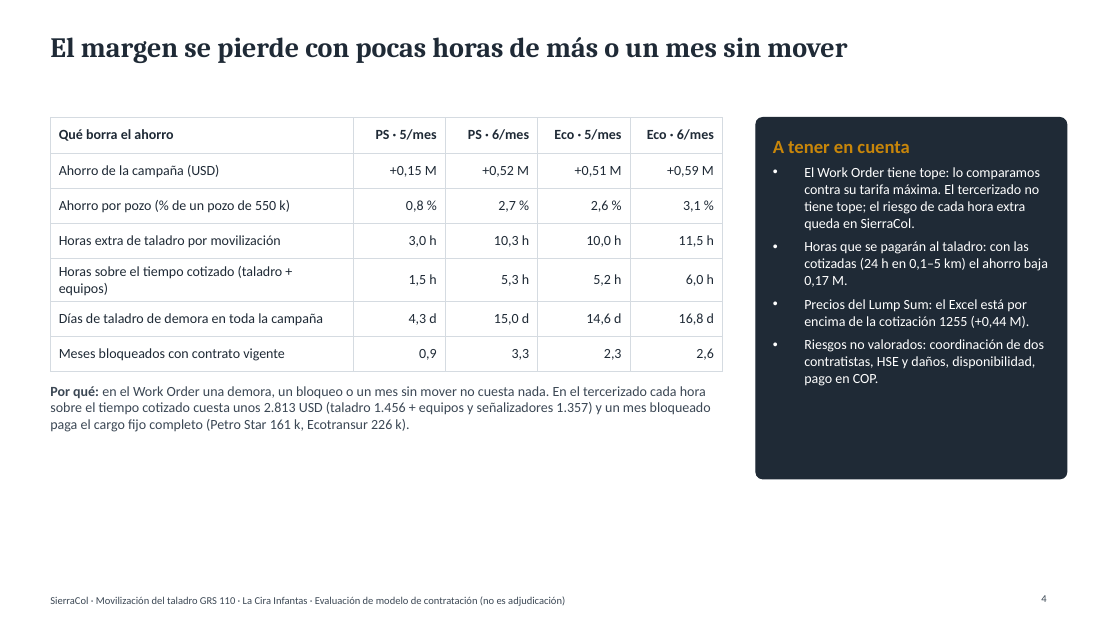
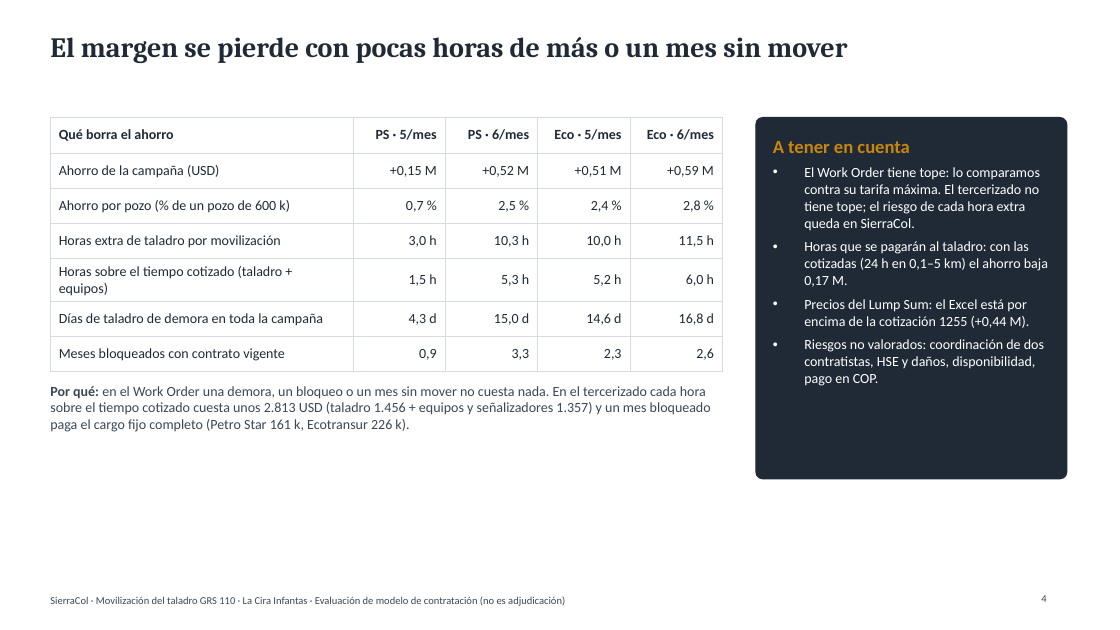
Before and after one commit to Elivl87/chatgpt-skills, a slide deck: slide 4 of movilizacion/entregables/Presentacion_Movilizacion_GRS110.pptx. Drawn at 1120x630 pixels with LibreOffice and Linux fonts; fonts in the diff are those of the drawing. Boxes give left, top, right and bottom in pixels: in the first picture for what was removed or moved away, otherwise in the second. Text is boxed around its words. In the diff, an @@ line names an element or a change of style, - is before the commit and + after.

```diff
--- a/movilizacion/entregables/Presentacion_Movilizacion_GRS110.pptx
+++ b/movilizacion/entregables/Presentacion_Movilizacion_GRS110.pptx
@@ table at [50, 118, 723, 365] @@
-row 3: Ahorro por pozo (% de un pozo de 550 k) | 0,8 % | 2,7 % | 2,6 % | 3,1 %
+row 3: Ahorro por pozo (% de un pozo de 600 k) | 0,7 % | 2,5 % | 2,4 % | 2,8 %
```
Also in this commit, not shown: 1 other slide changed, 9 other files.
